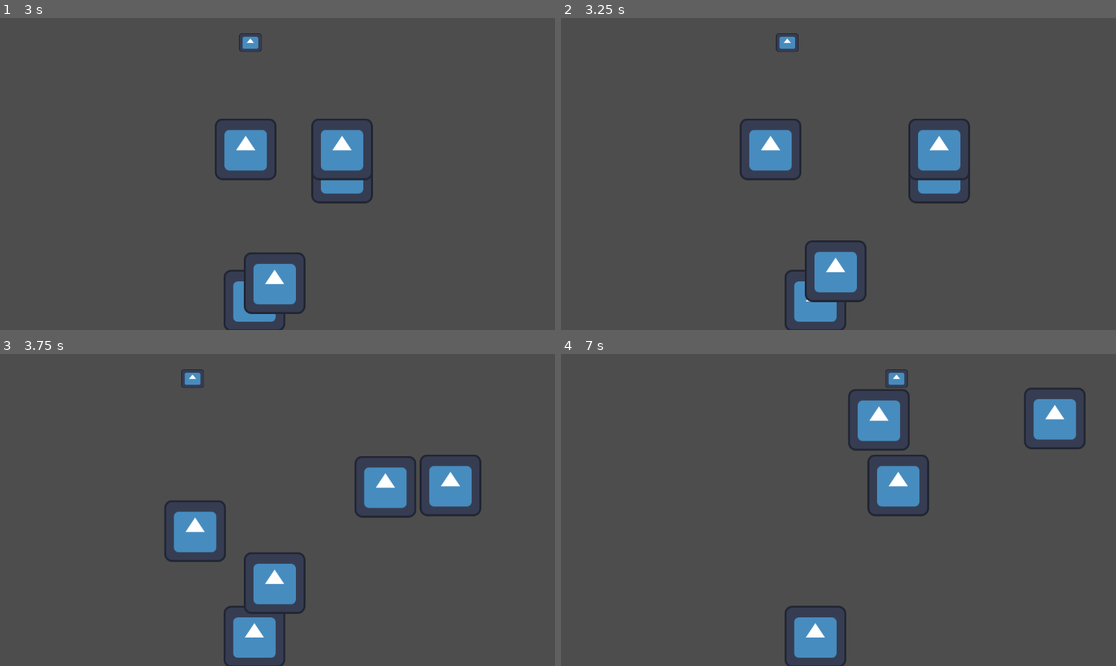
Above: before the commit, frames 1-4 (two rows, left to right).
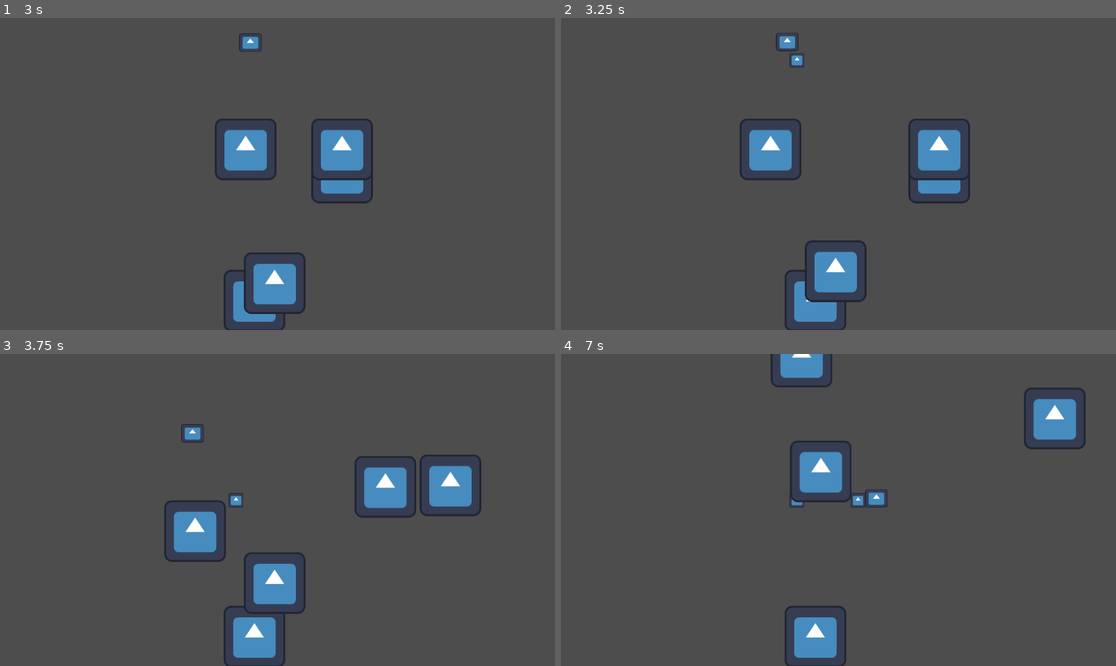
Above: after the commit, the same moments.

Repository: kevinMG01/GlobalJam2025
Game: Godot game, scene res://Escenas/Menu/Menu.tscn
The game is run twice, just before and just after one commit, with the same random seed, the same clock (stepped at 60 frames per second) and the same inputs. The project has no main scene, so this scene is started directly. The engine's default icon, where the game draws it, is replaced by a stand-in: a white triangle on a blue panel in a dark square.
Inputs (mouse positions are in pixels of both pictures, inside the frame that each line leads up to):
- Up to frame 1 (3 s): click (283, 276) at 0.5 s; tap Enter (ui_accept) at 1.25, 1.52, 2.27 s; hold Right (ui_right) 1.28-2.78 s; hold Left (ui_left) from 2.78 s (still down)
- Up to frame 2 (3.25 s): keep holding Left (ui_left)
- Up to frame 3 (3.75 s): release Left (ui_left) at 3.53 s; hold Right (ui_right) from 3.53 s (still down)
- Up to frame 4 (7 s): tap Enter (ui_accept) at 3.77, 4.52, 5.27, 6.77 s; release Right (ui_right) at 5.03 s; hold Left (ui_left) 5.03-5.78 s; hold Right (ui_right) 5.78-6.53 s; hold Left (ui_left) from 6.53 s (still down)

Frame 1 is identical in both runs. In frame 2, 0.1% of the frame differs, in the area x 38-44%, y 4-16%; in frame 3, 0.4%; in frame 4, 4.9%, in the area x 37-67%, y 0-52%.
Error before the commit: Invalid call. Nonexistent function 'intantiate' in base 'Nil'. (res://Escenas/Enemigos/murcielago/murcielago.gd:49)

Commit message:
algo
se cambiaron cosas

Diff:
--- /dev/null
+++ b/Escenas/Enemigos/murcielago/cuchillo/cuchillo.gd
@@ -0,0 +1,19 @@
+extends CharacterBody2D
+
+const gravedad = 20.0
+# Called when the node enters the scene tree for the first time.
+func _ready():
+	velocity.y = gravedad
+	eliminar()
+	pass # Replace with function body.
+
+
+# Called every frame. 'delta' is the elapsed time since the previous frame.
+func _process(delta):
+	velocity.y += gravedad
+	move_and_slide()
+	pass
+func eliminar():
+	if velocity.y <= 1 :
+		queue_free()
+	pass
--- /dev/null
+++ b/Escenas/Enemigos/murcielago/cuchillo/cuchillo.tscn
@@ -0,0 +1,19 @@
+[gd_scene load_steps=4 format=3 uid="uid://dichynimulnwo"]
+
+[ext_resource type="Script" path="res://Escenas/Enemigos/murcielago/cuchillo/cuchillo.gd" id="1_2v0o8"]
+[ext_resource type="Texture2D" uid="uid://ciinlx0yqrvgt" path="res://icon.svg" id="1_rtdje"]
+
+[sub_resource type="RectangleShape2D" id="RectangleShape2D_mdaw6"]
+size = Vector2(30, 29)
+
+[node name="cuchillo" type="CharacterBody2D"]
+script = ExtResource("1_2v0o8")
+
+[node name="Sprite2D" type="Sprite2D" parent="."]
+position = Vector2(-1, 3.8147e-06)
+scale = Vector2(0.242188, 0.234375)
+texture = ExtResource("1_rtdje")
+
+[node name="CollisionShape2D" type="CollisionShape2D" parent="."]
+position = Vector2(-1, -0.5)
+shape = SubResource("RectangleShape2D_mdaw6")
--- a/Escenas/Enemigos/murcielago/murcielago.gd
+++ b/Escenas/Enemigos/murcielago/murcielago.gd
@@ -1,6 +1,6 @@
 extends CharacterBody2D
 
-var objeto #= preload()   #colocar la ruta del objeto
+var objeto = preload("res://Escenas/Enemigos/murcielago/cuchillo/cuchillo.tscn")   #colocar la ruta del objeto
 
 const speed = 900.0
 const SPEED = 200.0
@@ -46,8 +46,9 @@
 
 
 func spawnObjetos():
-	var newObjeto = objeto.intantiate()
-
+	var newObjeto = objeto.instantiate()
+	#newObjeto.direccion = Vector2(1,0)
+	newObjeto.global_position = $poscuchillo.global_position
 	get_parent().add_child(newObjeto)
 
 	pass
--- a/Escenas/Enemigos/murcielago/murcielago.tscn
+++ b/Escenas/Enemigos/murcielago/murcielago.tscn
@@ -37,6 +37,9 @@
 [node name="Timer" type="Timer" parent="."]
 wait_time = 1.2
 
+[node name="poscuchillo" type="Marker2D" parent="."]
+position = Vector2(4, 27)
+
 [connection signal="body_entered" from="Area2D" to="." method="_on_area_2d_body_entered"]
 [connection signal="body_exited" from="Area2D" to="." method="_on_area_2d_body_exited"]
 [connection signal="timeout" from="Timer" to="." method="_on_timer_timeout"]
